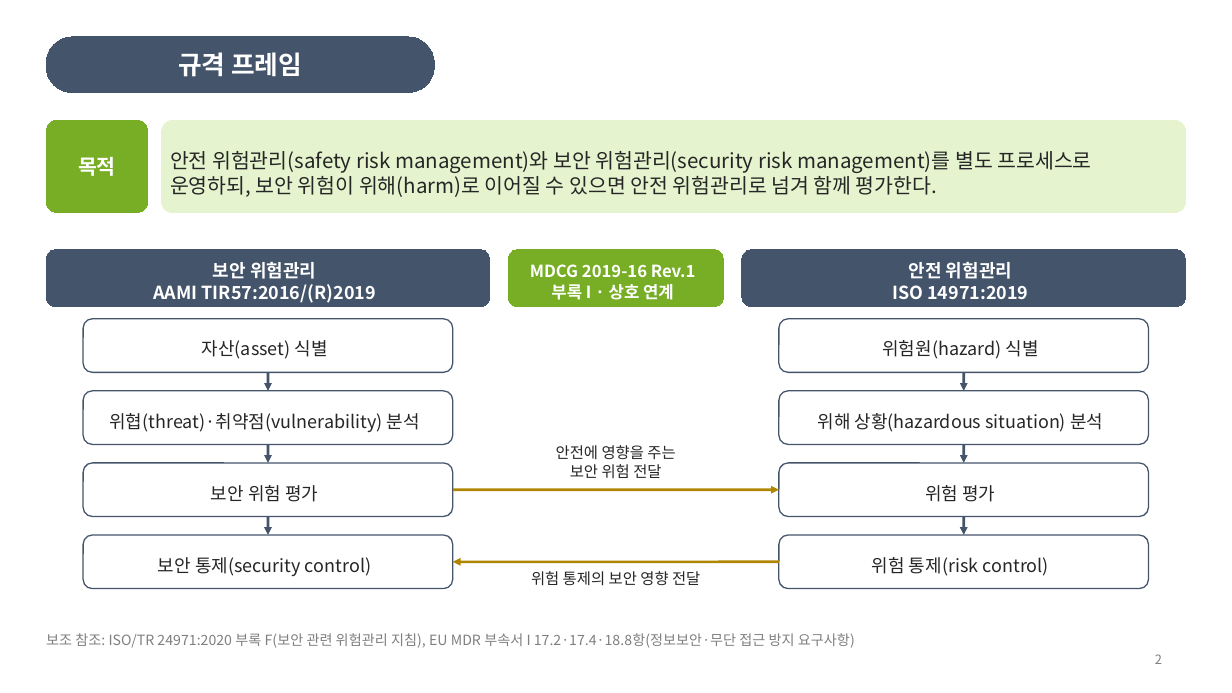
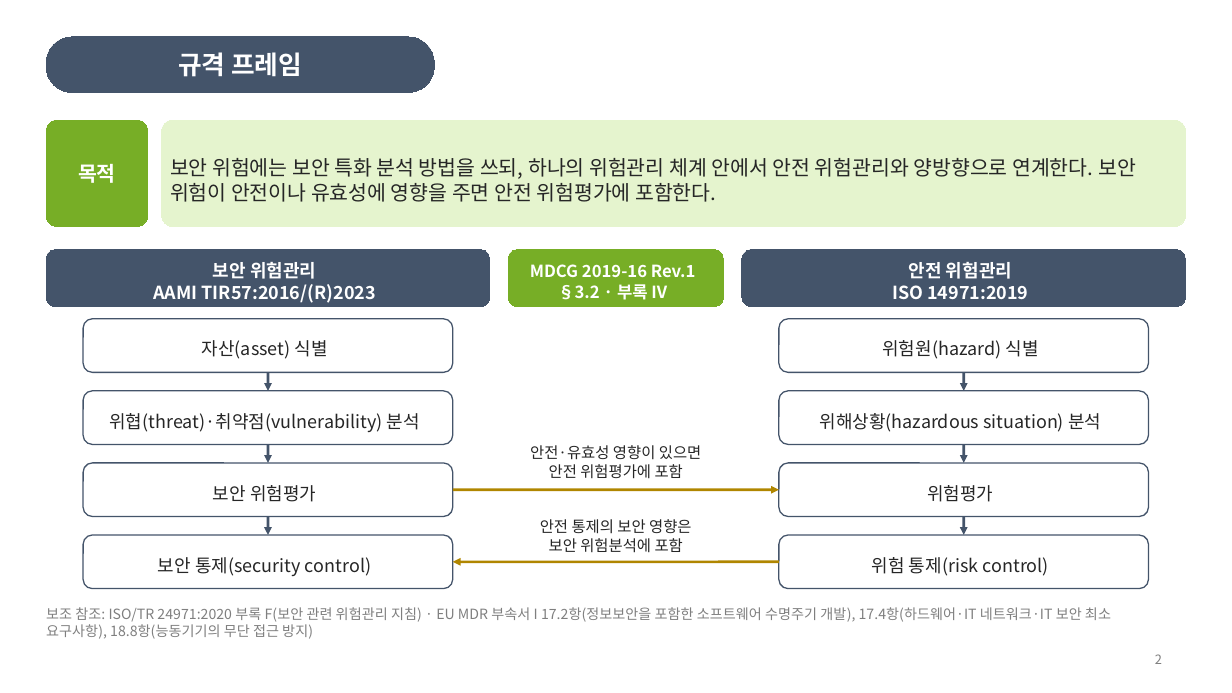
Before and after one commit to ckdtjs0911-glitch/Seony-example, a slide deck: slide 2 of ppt/cybersecurity_risk/사이버보안_위험관리_검토전초안.pptx. Drawn at 1232x693 pixels with LibreOffice and Linux fonts; fonts in the diff are those of the drawing. Boxes give left, top, right and bottom in pixels: in the first picture for what was removed or moved away, otherwise in the second. Text is boxed around its words. In the diff, an @@ line names an element or a change of style, - is before the commit and + after.

```diff
--- a/ppt/cybersecurity_risk/사이버보안_위험관리_검토전초안.pptx
+++ b/ppt/cybersecurity_risk/사이버보안_위험관리_검토전초안.pptx
@@ rounded rectangle "목적": place and size @@
-rounded rectangle "목적" at bbox=[46, 120, 148, 213]
+rounded rectangle "목적" at bbox=[46, 120, 148, 226]
@@ rounded rectangle "목적" at bbox=[46, 120, 148, 226]: proportions changed @@
@@ rounded rectangle "보안 위험에는 보안 특화 분석 ..." at bbox=[162, 120, 1186, 226]: proportions changed @@
@@ rounded rectangle "보안 위험에는 보안 특화 분석 ...": place and size @@
-rounded rectangle "보안 위험에는 보안 특화 분석 ..." at bbox=[162, 120, 1186, 213]
+rounded rectangle "보안 위험에는 보안 특화 분석 ..." at bbox=[162, 120, 1186, 226]
@@ text in rounded rectangle at bbox=[170, 158, 1136, 202]: text changed @@
-안전 위험관리(safety risk management)와 보안 위험관리(security risk management)를 별도 프로세스로 운영하되, 보안 위험이 위해(harm)로 이어질 수 있으면 안전 위험관리로 넘겨 함께 평가한다.
+보안 위험에는 보안 특화 분석 방법을 쓰되, 하나의 위험관리 체계 안에서 안전 위험관리와 양방향으로 연계한다. 보안 위험이 안전이나 유효성에 영향을 주면 안전 위험평가에 포함한다.
@@ text in rounded rectangle at bbox=[153, 284, 376, 303]: text changed @@
-AAMI TIR57:2016/(R)2019
+AAMI TIR57:2016/(R)2023
@@ text in rounded rectangle at bbox=[558, 284, 667, 300]: text changed @@
-부록 I · 상호 연계
+§3.2 · 부록 IV
@@ text in rounded rectangle at bbox=[820, 413, 1101, 432]: spaces changed @@
-위해 상황(hazardous situation) 분석
+위해상황(hazardous situation) 분석
@@ text at bbox=[530, 445, 701, 478]: text changed @@
-안전에 영향을 주는
-보안 위험 전달
+안전·유효성 영향이 있으면
+안전 위험평가에 포함
@@ text in rounded rectangle at bbox=[213, 485, 316, 502]: spaces changed @@
-보안 위험 평가
+보안 위험평가
@@ text "안전 통제의 보안 영향은" at bbox=[540, 519, 691, 553]: vertical alignment top to bottom @@
@@ text in rounded rectangle at bbox=[927, 485, 993, 502]: spaces changed @@
-위험 평가
+위험평가
@@ text at bbox=[540, 519, 691, 553]: text changed @@
-위험 통제의 보안 영향 전달
+안전 통제의 보안 영향은
+보안 위험분석에 포함
@@ text at bbox=[46, 607, 1111, 639]: text changed @@
-보조 참조: ISO/TR 24971:2020 부록 F(보안 관련 위험관리 지침), EU MDR 부속서 I 17.2·17.4·18.8항(정보보안·무단 접근 방지 요구사항)
+보조 참조: ISO/TR 24971:2020 부록 F(보안 관련 위험관리 지침) · EU MDR 부속서 I 17.2항(정보보안을 포함한 소프트웨어 수명주기 개발), 17.4항(하드웨어·IT 네트워크·IT 보안 최소 요구사항), 18.8항(능동기기의 무단 접근 방지)
@@ text "보조 참조: ISO/TR 24971:2020 부록 ..." at bbox=[46, 607, 1111, 639]: vertical alignment middle to top @@
```
Also in this commit, not shown: 4 other slides changed, 2 other files.
